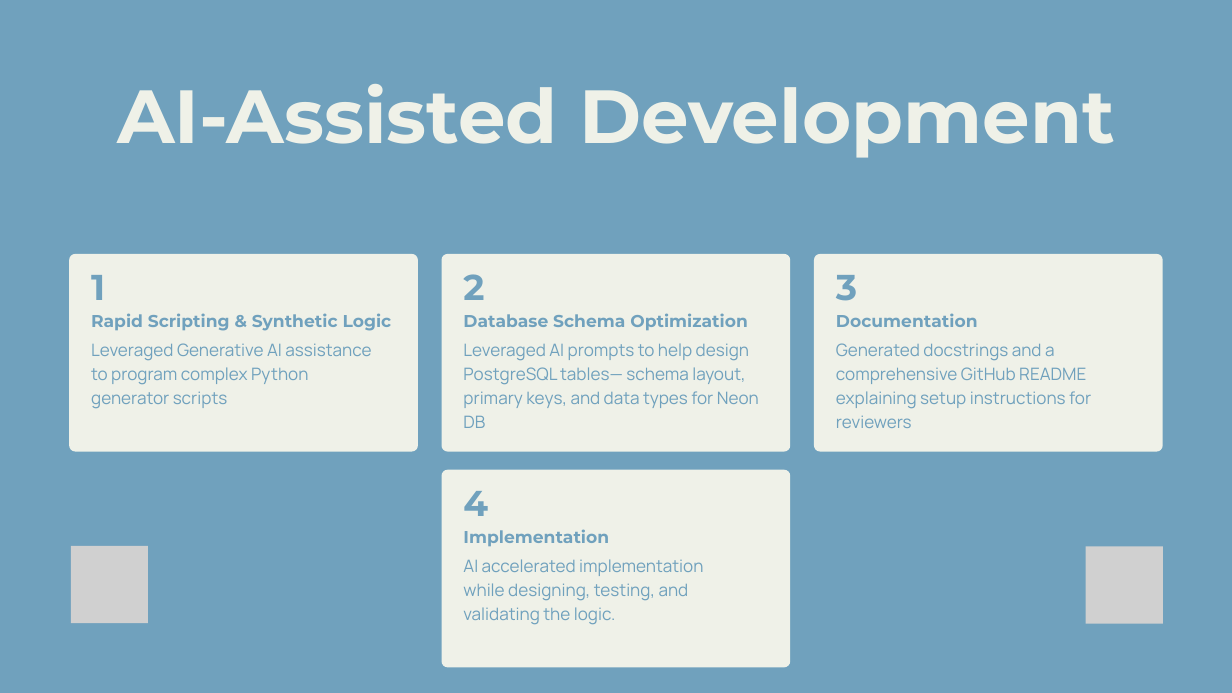
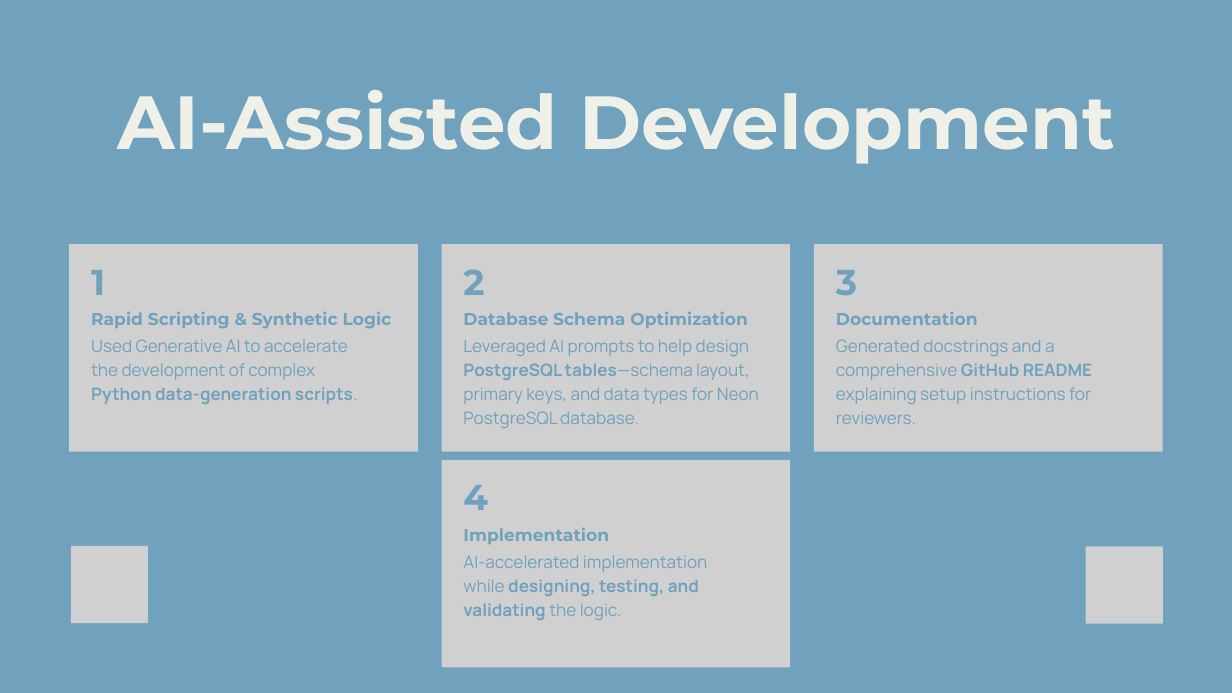
Before and after one commit to sgarciapuga/Work_Portfolio, a slide deck: slide 10 of fx-prime-brokerage-collateral/presentation/fx-primer-broker-collateral.pptx. Drawn at 1232x693 pixels with LibreOffice and Linux fonts; fonts in the diff are those of the drawing; grey boxes stand for pictures. Boxes give left, top, right and bottom in pixels: in the first picture for what was removed or moved away, otherwise in the second. Text is boxed around its words. In the diff, an @@ line names an element or a change of style, - is before the commit and + after.

```diff
--- a/fx-prime-brokerage-collateral/presentation/fx-primer-broker-collateral.pptx
+++ b/fx-prime-brokerage-collateral/presentation/fx-primer-broker-collateral.pptx
@@ text "AI-Assisted Development": place and size @@
-text "AI-Assisted Development" at <box>117,84,1115,158</box>
+text "AI-Assisted Development" at <box>117,90,1115,164</box>
@@ freeform shape removed at <box>69,254,418,452</box> @@
@@ picture added at <box>69,244,418,452</box> @@
@@ text "1": place and size @@
-text "1" at <box>91,275,105,300</box>
+text "1" at <box>91,270,105,295</box>
@@ freeform shape removed at <box>442,254,790,452</box> @@
@@ picture added at <box>442,244,790,452</box> @@
@@ text "2": place and size @@
-text "2" at <box>463,274,484,300</box>
+text "2" at <box>463,269,484,295</box>
@@ freeform shape removed at <box>814,254,1162,452</box> @@
@@ picture added at <box>814,244,1162,452</box> @@
@@ text "3": place and size @@
-text "3" at <box>836,275,857,301</box>
+text "3" at <box>836,270,857,296</box>
@@ text at <box>91,339,358,404</box>: text changed @@
-Leveraged Generative AI assistance to program complex Python generator scripts
+Used Generative AI to accelerate the development of complex Python data-generation scripts.
@@ text at <box>463,340,759,428</box>: text changed @@
-Leveraged AI prompts to help design PostgreSQL tables— schema layout, primary keys, and data types for Neon DB
+Leveraged AI prompts to help design PostgreSQL tables—schema layout, primary keys, and data types for Neon PostgreSQL database.
@@ text at <box>836,339,1092,424</box>: text changed @@
-Generated docstrings and a comprehensive GitHub README explaining setup instructions for reviewers
+Generated docstrings and a comprehensive GitHub README explaining setup instructions for reviewers.
@@ freeform shape removed at <box>442,469,790,667</box> @@
@@ picture added at <box>442,460,790,668</box> @@
@@ text "4": place and size @@
-text "4" at <box>463,491,488,516</box>
+text "4" at <box>463,485,488,510</box>
@@ text at <box>463,555,707,620</box>: text changed @@
-AI accelerated implementation while designing, testing, and validating the logic.
+AI-accelerated implementation while designing, testing, and validating the logic.
```
Also in this commit, not shown: 13 other slides changed, 3 other files.
